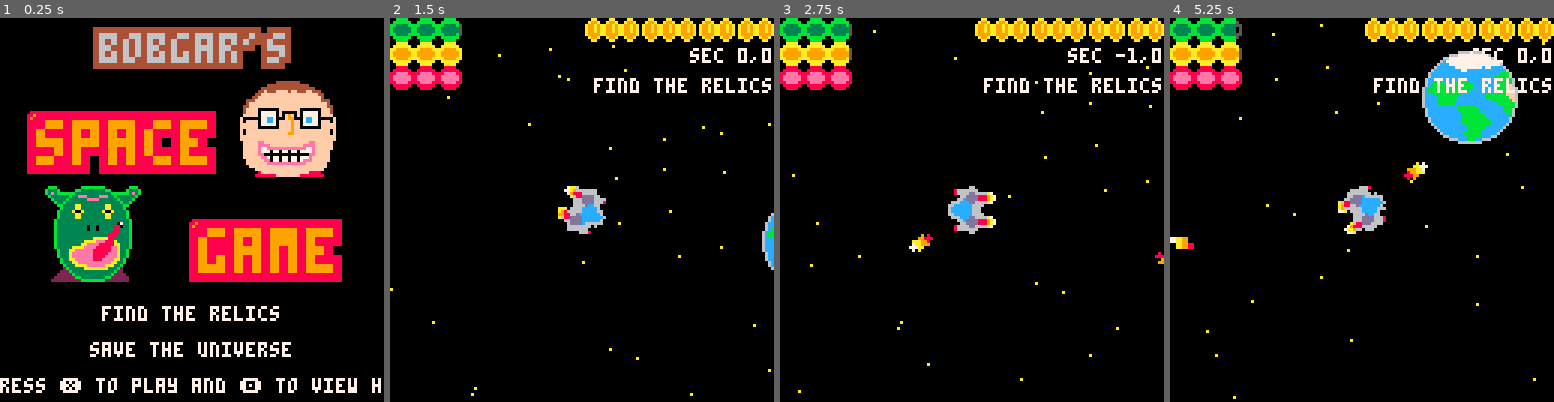
Above: before the commit, frames 1-4 (left to right).
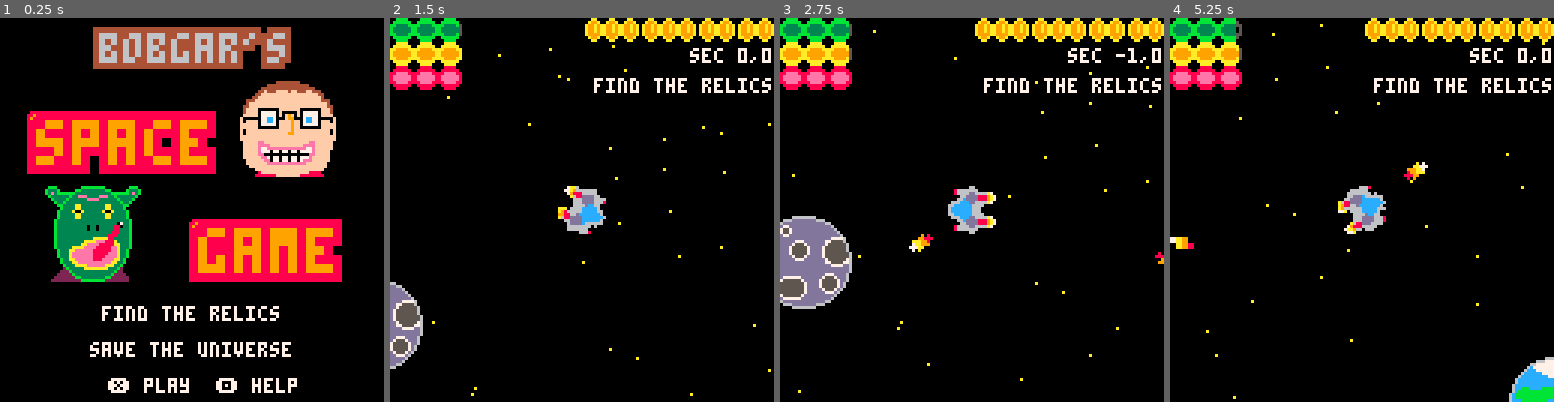
Above: after the commit, the same moments.

Repository: bobgar/pico-jam
Game: PICO-8 cartridge pico-jam.p8
Two runs of this game, one before a commit and one after it. Both use one fixed random seed, a clock stepped at 60 frames per second and the inputs below.
Inputs:
- Up to frame 1 (0.25 s): no input
- Up to frame 2 (1.5 s): tap X (X key) at 0.33, 1.07 s; tap O (Z key) at 0.7 s
- Up to frame 3 (2.75 s): hold Right 1.6-2.1 s; tap O (Z key) at 1.7, 2.1, 2.5 s; tap X (X key) at 1.85 s; hold Up 2.15-2.42 s; hold Right from 2.47 s (still down)
- Up to frame 4 (5.25 s): tap O (Z key) every 0.4 s from 2.9 to 4.9 s; tap X (X key) at 2.97, 4.08, 5.2 s; release Right at 3.03 s; hold Left 3.08-3.58 s; hold Down 3.63-3.97 s; hold Right 4.02-4.68 s; hold Up 4.73-5.03 s; hold Left from 5.08 s (still down)

The runs differ from the first frame. In frame 1, 1.7% of the frame differs, in the area x 0-100%, y 93-98%; in frame 2, 1.8%; in frame 3, 3.8%; in frame 4, 5.4%, in the area x 65-100%, y 8-100%.

Commit message:
Started on help pages.  Made rumors for relics found hint toward relics unfound.  added bullet for bandit.

Diff:
--- a/helpscreen.lua
+++ b/helpscreen.lua
@@ -1,11 +1,55 @@
 function helpinit()
     _update = helpupdate
     _draw = helpdraw
+    pages = {page1, page2}
+    curpageidx = 1
 end
 
 function helpupdate()
+    if btnp(⬅️) and curpageidx > 1 then curpageidx -=1 end
+    if btnp(➡️) and curpageidx < #pages then curpageidx +=1 end
+
+    if btnp(❎) or btnp(🅾️) then splashscreeninit() end
 end
 
 function helpdraw()
     cls()
+    pages[curpageidx]()
+    printcentered("⬅️ page " .. curpageidx .. " / " .. #pages .. " ➡️", 112)
+    printcentered("❎🅾️ leave", 120)
 end
+
+function page1()
+    print("⬅️➡️ rotate ship",2, 8)
+    print("⬆️⬇️ thrust",2, 16)
+    print("❎   fire",2, 24)
+    print("🅾️   interact",2, 32)
+
+    spr(49, 1, 38) print("     space money", 2, 40)
+    spr(32, 1, 46) print("     food", 2, 48)
+    spr(33, 1, 54) print("     fuel", 2, 56)
+    spr(34, 1, 62) print("     health", 2, 64)
+    spr(32, 1, 70) spr(50, 1, 70) print("     food upgrade", 2, 72)
+    spr(33, 1, 78) spr(50, 1, 78) print("     fuel upgrade", 2, 80)
+    spr(34, 1, 86) spr(50, 1, 86) print("     health upgrade", 2, 88)
+end
+
+function page2()
+    spr(64, 2, 12,2,2) spr(66, 26, 12,2,2) spr(96, 50, 12,2,2) print("iron  gold diamond", 2, 2) color(6) print("asteroids", 80, 16) color(7)
+
+    local refy = 35
+    print("bandit", 2, refy) print("relic guard", 36, refy)
+    spr(140, 5, refy+10,2,2) spr(158, 23, refy+10, 1, 1)  spr(138, 50, refy+10,2,2) spr(142, 68, refy+10, 1, 1)  color(8) print("enemies", 80,refy+14) color(7)
+
+    refy = 68
+    print("human", 2, refy) print("lizard", 26, refy) print("owl", 60, refy)
+    local temploc = sslocfromid(3)
+    sspr(temploc.x, temploc.y,32,32,2,refy + 10, 16,16)
+
+    local temploc = sslocfromid(7)
+    sspr(temploc.x, temploc.y,32,32,30,refy + 10, 16,16)
+
+    local temploc = sslocfromid(11)
+    sspr(temploc.x, temploc.y,32,32,58,refy + 10, 16,16)
+    color(11) print("planets", 80,refy+14) color(7)
+end
--- a/pico-jam.p8
+++ b/pico-jam.p8
@@ -82,14 +82,14 @@
 0000a0000000000000000000000a00000066dd5dd5dd660000aa665dd566aa000beeb577775beeb000000577775000000000055c65500000008aa80000000000
 000a000000000000000000000000a000066dd5d55d5dd6600aa665d55d566aa0bbee577cc775eebb00005778877500000005559c695550000b8228b000000000
 00a00000000000000000000000000a0066dd55d55d55dd66aa6655d55d5566aa0bb5657cc7565bb000056578875650000055999cc9995500b0b88b0b00000000
-00a00000000000000000000000000a006dd5dd5dd5dd5dd6a66566566566566a005666577566650000566657756665000559999cc99995500000000000000000
-0a0000000000000000000000000000a06dddddddddddddd6a66666666666666a055566577566555005556857758655505555599cc99555550000000000000000
-0a0000000000000000000000000000a0666666dddd666666aaaaaa6666aaaaaa5444554554554445585d55d55d55d5850000559cc95500000000000000000000
-0a0000000000000000000000000000a0000006dddd60000000000a6666a0000005444444444444505858dddddddd858500000555555000000000000000000000
-a000000000000000000000000000000a000006dddd60000000000a6666a00000005449999994450055558dd88dd8555500000878878000000000000000000000
-a000000000000000000000000000000a000006dddd60000000000a6666a0000000054499994450000000588dd885000000008878878800000000000000000000
-a000000000000000000000000000000a000006dddd60000000000a6666a000000000544444450000000005dddd50000000008878878800000000000000000000
-a000000000000000000000000000000a000006666660000000000aaaaaa000000000055555500000000000555500000000088778877880000000000000000000
+00a00000000000000000000000000a006dd5dd5dd5dd5dd6a66566566566566a005666577566650000566657756665000559999cc99995500028820000000000
+0a0000000000000000000000000000a06dddddddddddddd6a66666666666666a055566577566555005556857758655505555599cc99555550028820000000000
+0a0000000000000000000000000000a0666666dddd666666aaaaaa6666aaaaaa5444554554554445585d55d55d55d5850000559cc95500000029920000000000
+0a0000000000000000000000000000a0000006dddd60000000000a6666a0000005444444444444505858dddddddd858500000555555000000029920000000000
+a000000000000000000000000000000a000006dddd60000000000a6666a00000005449999994450055558dd88dd855550000087887800000002aa20000000000
+a000000000000000000000000000000a000006dddd60000000000a6666a0000000054499994450000000588dd88500000000887887880000002aa20000000000
+a000000000000000000000000000000a000006dddd60000000000a6666a000000000544444450000000005dddd50000000008878878800000027720000000000
+a000000000000000000000000000000a000006666660000000000aaaaaa000000000055555500000000000555500000000088778877880000027720000000000
 a000000000000000000000000000000a000000000000000000000000000000000000000000000000000000000000000000000000000000000000000000000000
 a000000000000000000000000000000a000000000aaa000000000000000000000000000000000000000000000000000000000000000000000000000000000000
 a000000000000000000000000000000a0000aaaaaa0aa00000000000000000000000000000000000000000000000000000000000000000000000000000000000
--- a/planetscreen.lua
+++ b/planetscreen.lua
@@ -1,3 +1,11 @@
+function initplanet()
+  _update = updateplanet
+  _draw = drawplanet
+  if curinteractible.rumor != nil and relics[curinteractible.rumor].found and  not relicactivated  then
+    curinteractible.rumor = getunfoundrelicindex()
+  end
+end
+
 function updateplanet()
   if btnp(⬆️) and cursorloc>0 then cursorloc-=1 end
   if btnp(⬇️) and cursorloc<maxcursorloc then cursorloc+=1 end
@@ -8,7 +16,11 @@
       sfx(11)
     elseif cursorloc == 0 and curinteractible.rumor != nil then
       sfx(09)
-      lastsaid = "You should check sector " .. relics[curinteractible.rumor].x .. ',' .. relics[curinteractible.rumor].y
+      if relicactivated then
+        lastsaid = "You rebuilt the relic!  Follow it."
+      else
+        lastsaid = "You should check sector " .. relics[curinteractible.rumor].x .. ',' .. relics[curinteractible.rumor].y
+      end
     else
       local i=cursorloc
       if curinteractible.rumor == nil then i+=1 end
@@ -60,3 +72,12 @@
   if icon == "health" or icon == "healthupgrade"  then spr(34,x,y) end
   if icon == "foodupgrade" or icon == "fuelupgrade" or icon == "healthupgrade" then spr(50,x,y) end
 end
+
+function getunfoundrelicindex()
+  --printh("relic " .. curinteractible.rumor .. " already found, getting new relic to rumor on")
+  unfoundidx = {}
+  for i=1, #relics do
+    if not relics[i].found then add(unfoundidx, i) end
+  end
+  return unfoundidx[rndi(#unfoundidx)]
+end
--- a/space.lua
+++ b/space.lua
@@ -53,6 +53,7 @@
     if i==3 then s = 148 end
     if i==4 then s = 149 end
     relics[i] = {x=flr( sin(r)*d), y=flr(cos(r)*d), found=false, sprite=s, type="relic"}
+    --if i<4 then relics[i].found = true end
   end
 
   --relics[1].x = 1
@@ -92,8 +93,7 @@
   if btnp(❎) and curinteractible != nil then
     if curinteractible.type == "planet" then
       sfx(10)
-      _update=updateplanet
-      _draw=drawplanet
+      initplanet()
       lastsaid="hello"
       cursorloc=0
       maxcursorloc = getmaxcursor(curinteractible)
@@ -169,7 +169,7 @@
     local bvy = -cos(e.r)*e.bulletspeed
     add(bullets,{x=e.x+bvx*2,y=e.y+bvy*2,vx=bvx+e.vx,vy=bvy+e.vy, r=atan2(-bvy,-bvx),
     sx=e.sx,sy=e.sy, ttl=bullletttl,
-    team="enemy",sprite=142})
+    team="enemy",sprite=e.bulletsprite})
 end
 
 function spawnplayerbullet()
@@ -282,7 +282,7 @@
   add(enemies, {x=x,y=y,r=r,vx=rnd()*2-1, vy=rnd()*2-1, rv=rnd()*.01, r=r,
   sx=location.sectorx, sy=location.sectory, type="enemy", name="bandit",
   sprite=sprite, health=1, value=rndi(5),
-  timesincefire=0, firerate=30, bulletspeed=bulletspeed,
+  timesincefire=0, firerate=30, bulletspeed=bulletspeed,bulletsprite=158,
   damp=.9, accel=.15
 })
 end
@@ -295,7 +295,7 @@
   add(enemies, {x=x,y=y,r=r,vx=rnd()*2-1, vy=rnd()*2-1, rv=rnd()*.01, r=r,
   sx=location.sectorx, sy=location.sectory, type="enemy", name="guardian",
   sprite=sprite, health=3, value=3,
-  timesincefire=0, firerate=30, bulletspeed=bulletspeed*1.5,
+  timesincefire=0, firerate=30, bulletspeed=bulletspeed*1.5, bulletsprite=142,
   damp=.9, accel=.075
 })
 end
@@ -309,7 +309,6 @@
 end
 
 function updateenemies()
-  local toremove = {}
   for e in all(enemies) do
     --TODO make them fly towards and shoot at the player
     local x = -(e.x - location.x + (e.sx - location.sectorx) * sectorsize -64)
@@ -332,14 +331,9 @@
     end
 
     moveincludingsectors(e)
-    if abs(e.sx - location.sectorx) + abs(e.sy - location.sectory) >= 3 then add(toremove, e) end
     e.vx *= e.damp
     e.vy *= e.damp
-  end
-
-  for e in all(toremove) do
-    printh("enemy removed")
-    del(enemies, e)
+    if abs(e.sx - location.sectorx) + abs(e.sy - location.sectory) >= 3 then del(enemies, e) end
   end
 end
 
--- a/splashscreen.lua
+++ b/splashscreen.lua
@@ -25,7 +25,7 @@
     color(7)
     printcentered("find the relics", 96)
     printcentered("save the universe", 108)
-    printcentered("press ❎ to play and 🅾️ to view help", 120)
+    printcentered("❎ play  🅾️ help", 120)
 end
 
 function _init()
